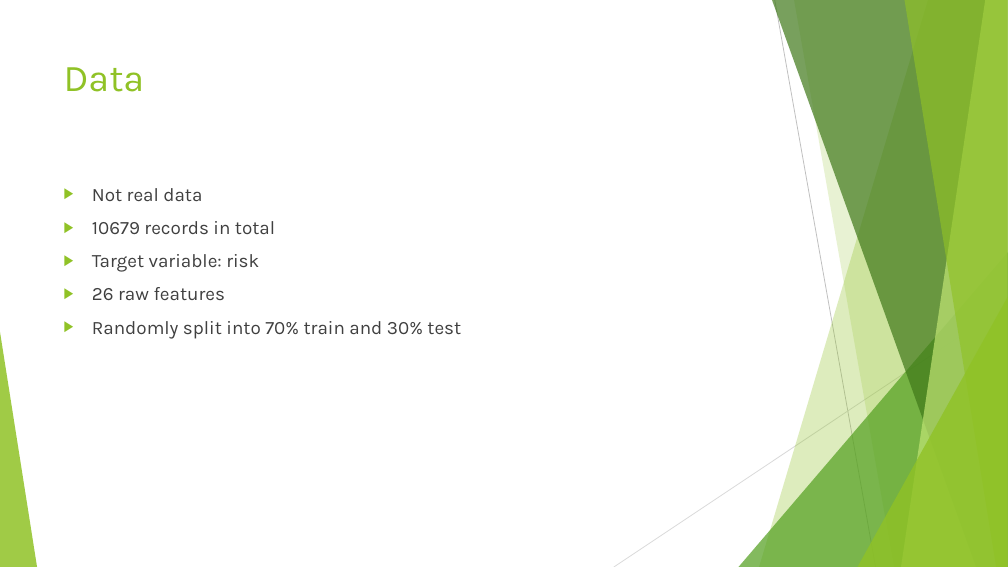
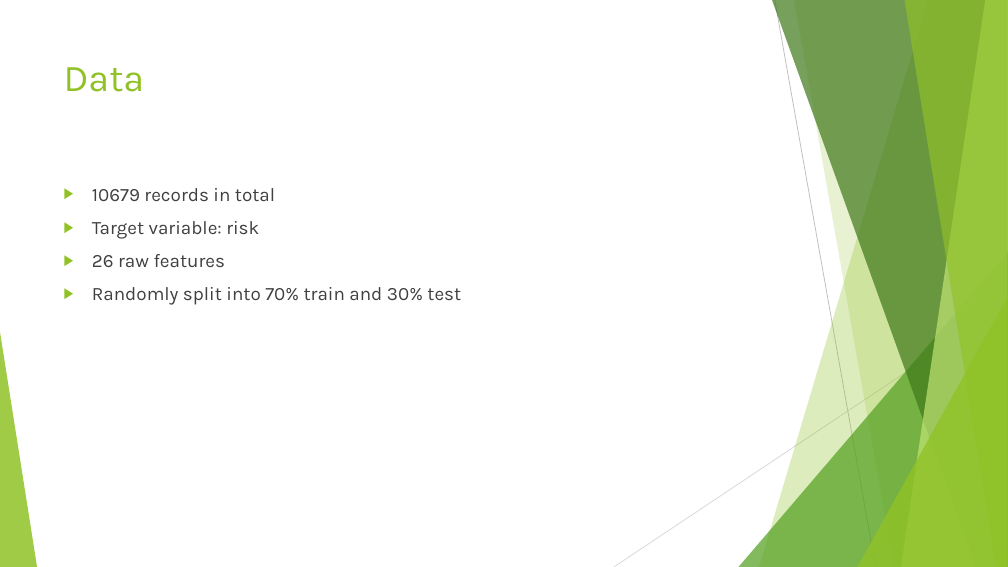
Before and after one commit to anhualin/MyLearning, a slide deck: slide 3 of FDA2018/FDA_Presentation2.pptx. Drawn at 1008x567 pixels with LibreOffice and Linux fonts; fonts in the diff are those of the drawing. Boxes give left, top, right and bottom in pixels: in the first picture for what was removed or moved away, otherwise in the second. Text is boxed around its words. In the diff, an @@ line names an element or a change of style, - is before the commit and + after.

```diff
--- a/FDA2018/FDA_Presentation2.pptx
+++ b/FDA2018/FDA_Presentation2.pptx
@@ text at (92, 188, 202, 201): paragraph removed @@
-▶ Not real data
```
Also in this commit, not shown: 2 other slides changed, 4 other files.
